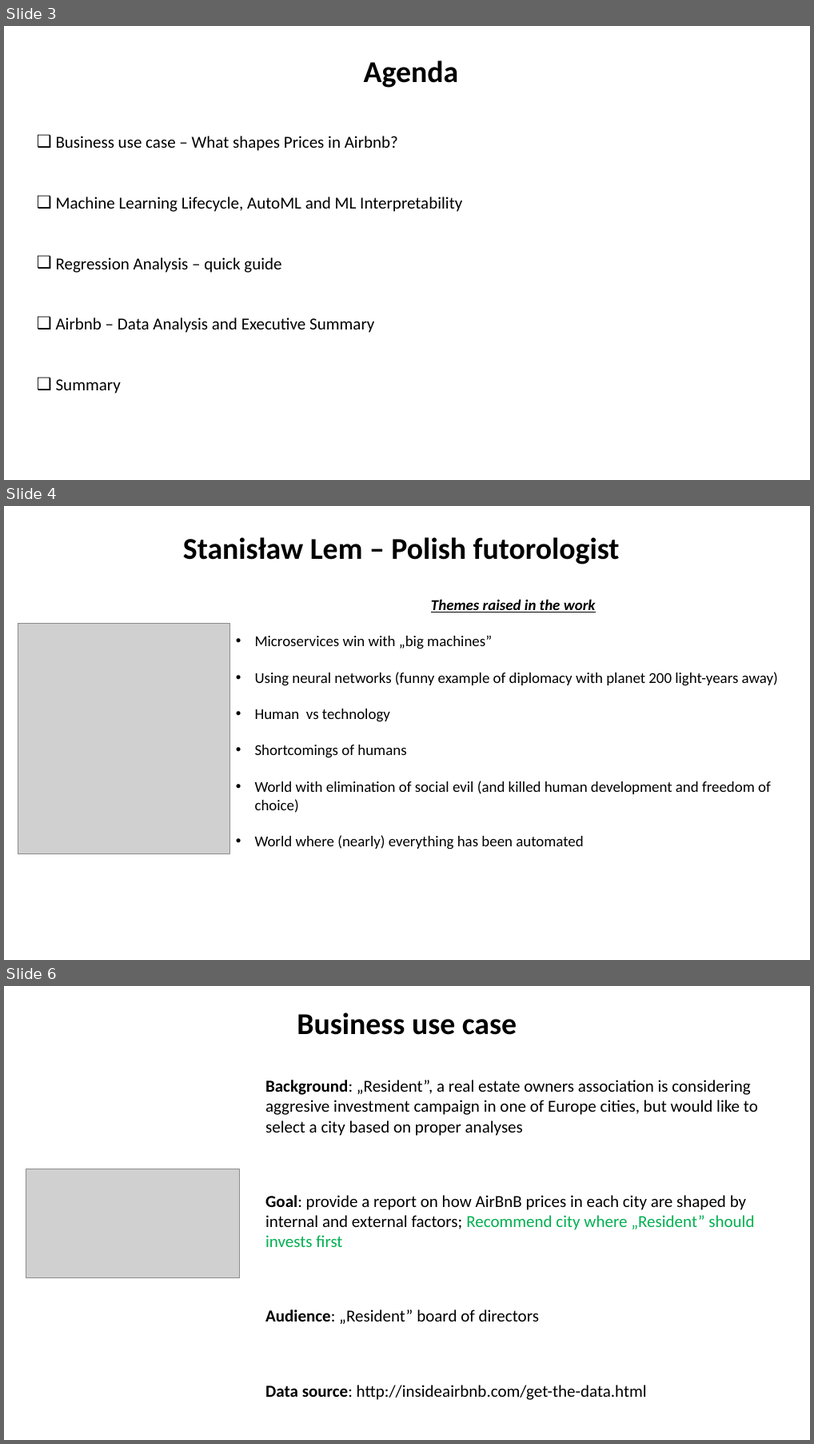
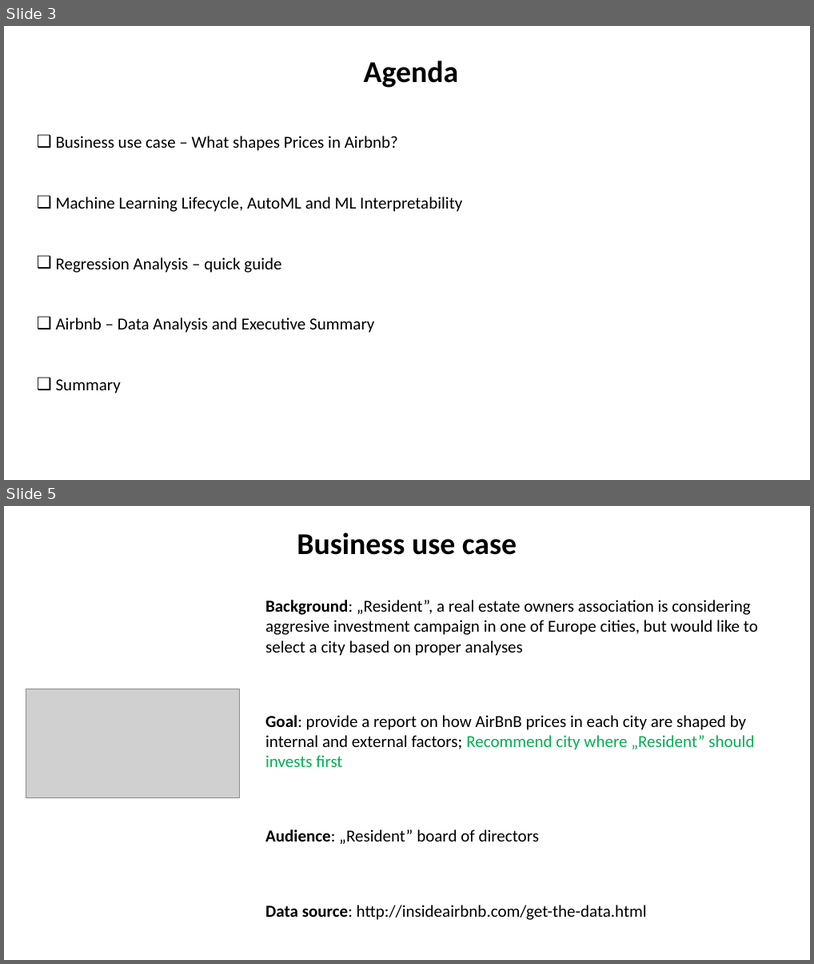
Before and after one commit to zizu1985/UKOUG_Discover_2026, a slide deck: What_Shapes_Prices_In_Airbnb_OCI_ADS.pptx. Shown one above the other, each under a label of ours: slides 3, 4 and 6 before the commit, slides 3 and 5 after it; the slides between them are not shown. The pictures are 814x1444 and 814x964 pixels, drawn with LibreOffice and Linux fonts; fonts in the diff are those of the drawing; grey boxes stand for pictures. Boxes give left, top, right and bottom in pixels: in the first picture for what was removed or moved away, otherwise in the second. Text is boxed around its words. In the diff, an @@ line names an element or a change of style, - is before the commit and + after.

```diff
--- a/What_Shapes_Prices_In_Airbnb_OCI_ADS.pptx
+++ b/What_Shapes_Prices_In_Airbnb_OCI_ADS.pptx
@@ slide 4 removed at [4,506,810,960], background #FFFFFF @@
@@ text removed at [183,537,620,564] @@
-Stanisław Lem – Polish futorologist
@@ text removed at [255,599,778,849] @@
-Themes raised in the work
-• Microservices win with „big machines”
-• Using neural networks (funny example of diplomacy with planet 200 light-years away)
-• Human vs technology
-• Shortcomings of humans
-• World with elimination of social evil (and killed human development and freedom of choice)
-• World where (nearly) everything has been automated
@@ picture removed at [18,624,230,853] @@
@@ what was slide 6 is now slide 5 @@
```
Also in this commit, not shown: 1 slide changed, 7 other slides removed.
